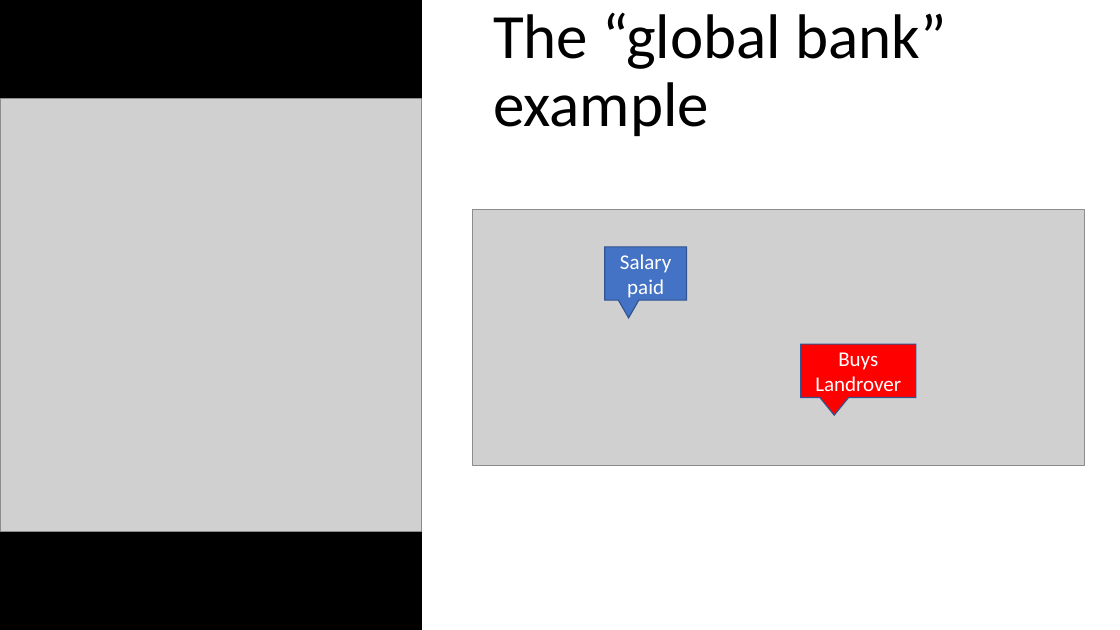
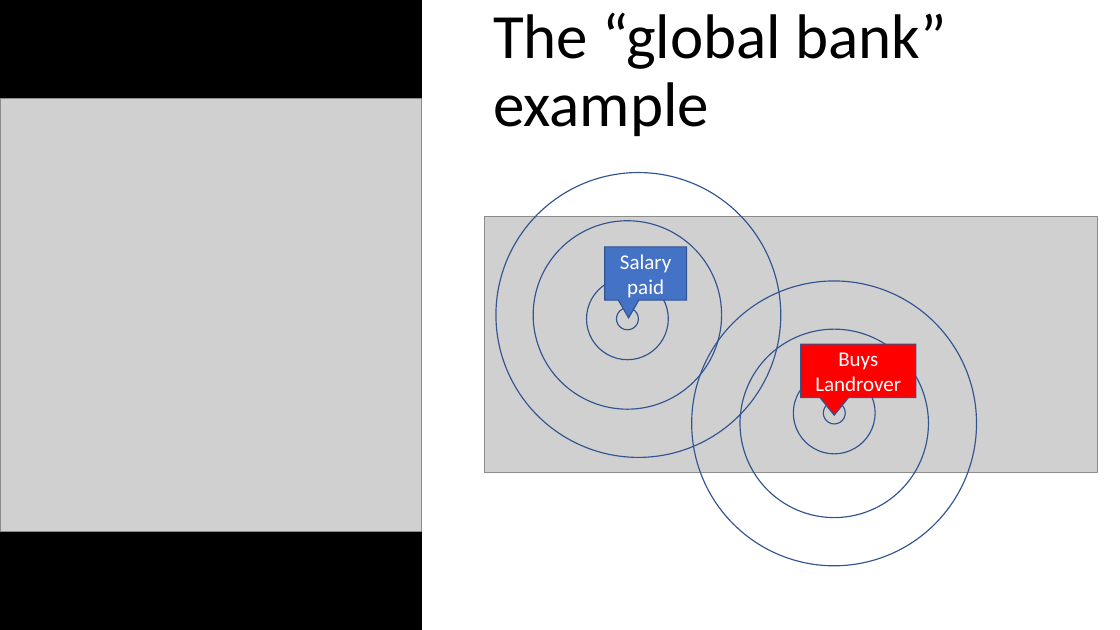
Before and after one commit to MerrionComputing/Presentations, a slide deck: slide 7 of A question of state.pptx. Drawn at 1120x630 pixels with LibreOffice and Linux fonts; fonts in the diff are those of the drawing; grey boxes stand for pictures. Boxes give left, top, right and bottom in pixels: in the first picture for what was removed or moved away, otherwise in the second. Text is boxed around its words. In the diff, an @@ line names an element or a change of style, - is before the commit and + after.

```diff
--- a/A question of state.pptx
+++ b/A question of state.pptx
@@ ellipse added at [496,172,781,457], outline #325491 1 pt @@
@@ picture: place and size @@
-picture at [472,210,1085,465]
+picture at [485,217,1097,472]
@@ ellipse added at [534,221,722,409], outline #325491 1 pt @@
@@ ellipse added at [586,278,668,360], outline #325491 1 pt @@
@@ ellipse added at [691,281,976,565], outline #325491 1 pt @@
@@ ellipse added at [617,308,639,330], outline #325491 1 pt @@
@@ ellipse added at [740,329,928,518], outline #325491 1 pt @@
@@ ellipse added at [793,372,875,454], outline #325491 1 pt @@
@@ ellipse added at [823,402,845,424], outline #325491 1 pt @@
```
Also in this commit, not shown: 2 other slides changed, 2 slides added, 1 other file.
